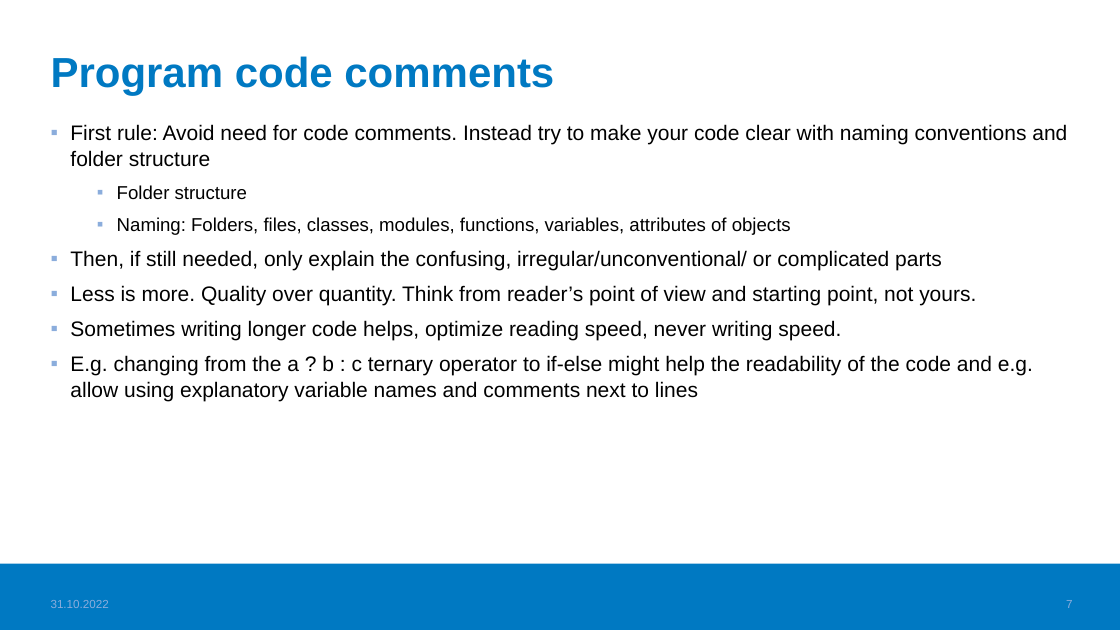
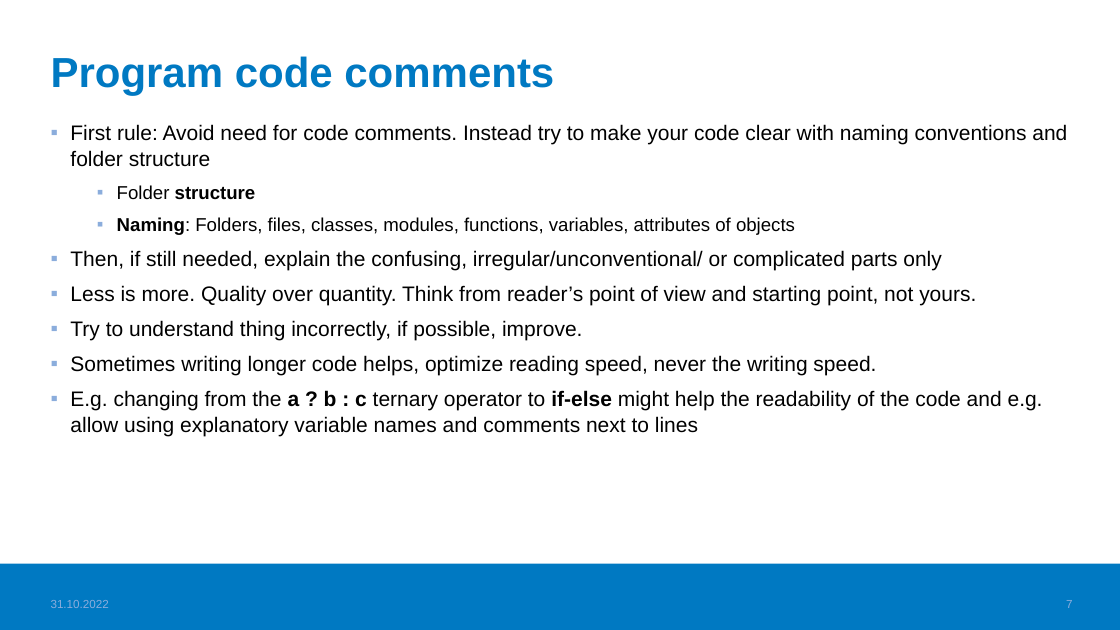
Before and after one commit to haagahelia/ohke-teknologiat, a slide deck: slide 7 of 06_ohjelmistoarkkitehtuurit_ja_patternit/documentation_principles_for_sw_projects.pptx. Drawn at 1120x630 pixels with LibreOffice and Linux fonts; fonts in the diff are those of the drawing; background and template pictures are left out. Boxes give left, top, right and bottom in pixels: in the first picture for what was removed or moved away, otherwise in the second. Text is boxed around its words. In the diff, an @@ line names an element or a change of style, - is before the commit and + after.

```diff
--- a/06_ohjelmistoarkkitehtuurit_ja_patternit/documentation_principles_for_sw_projects.pptx
+++ b/06_ohjelmistoarkkitehtuurit_ja_patternit/documentation_principles_for_sw_projects.pptx
@@ text at [70, 185, 1043, 436]: bold on in "structure", "Naming:", "a ? b : c if-else" @@
@@ text at [70, 250, 942, 270]: text changed @@
-▪ Then, if still needed, only explain the confusing, irregular/unconventional/ or complicated parts
+▪ Then, if still needed, explain the confusing, irregular/unconventional/ or complicated parts only
@@ text at [70, 320, 876, 375]: text changed @@
-▪ Sometimes writing longer code helps, optimize reading speed, never writing speed.
+▪ Try to understand thing incorrectly, if possible, improve.
+▪ Sometimes writing longer code helps, optimize reading speed, never the writing speed.
```
Also in this commit, not shown: 5 other slides changed, 1 other file.
